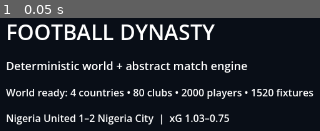
Above: before the commit, frame 1.
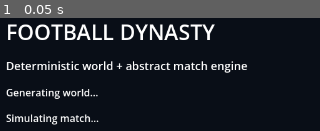
Above: after the commit, the same moment.

Repository: eghosa001/football-manager
Game: Godot game, scene res://game/scenes/main.tscn
Two runs of this game, one before a commit and one after it. Both use one fixed random seed, a clock stepped at 60 frames per second and the inputs below.
Inputs:
- Up to frame 1 (0.05 s): no input

The runs differ from the first frame. In frame 1, 6.4% of the frame differs, in the area x 1-99%, y 62-95%.
Error after the commit: Parse Error: Could not preload resource script "res://core/rng/seeded_rng.gd". (res://simulation/world/world_generator.gd:4)

Commit message:
Decouple stable IDs from simulation RNG stream

Diff:
--- a/core/rng/seeded_rng.gd
+++ b/core/rng/seeded_rng.gd
@@ -5,10 +5,10 @@
 # replay behaviour explicit and independent of engine RNG implementation changes.
 const MODULUS := 2_147_483_647
 const MULTIPLIER := 48_271
-const HEX := "0123456789abcdef"
 
 var seed_value: int
 var _state: int
+var _id_counter := 0
 
 func _init(seed: int) -> void:
 	seed_value = seed
@@ -47,17 +47,10 @@
 		result[j] = temp
 	return result
 
-func stable_id(_namespace: String = "") -> String:
-	var bytes: Array[int] = []
-	for _i in range(16):
-		bytes.append(randi_range(0, 255))
-	bytes[6] = (bytes[6] & 0x0f) | 0x40
-	bytes[8] = (bytes[8] & 0x3f) | 0x80
-	var text := ""
-	for i in range(16):
-		if i in [4, 6, 8, 10]:
-			text += "-"
-		var value: int = bytes[i]
-		text += HEX[(value >> 4) & 0x0f]
-		text += HEX[value & 0x0f]
-	return text
+func stable_id(namespace: String = "entity") -> String:
+	# IDs are generated independently of the simulation random stream. This means
+	# adding an entity ID later cannot silently change match/development randomness.
+	_id_counter += 1
+	var source := str(seed_value) + ":" + namespace + ":" + str(_id_counter)
+	var hex: String = source.md5_text()
+	return hex.substr(0, 8) + "-" + hex.substr(8, 4) + "-4" + hex.substr(13, 3) + "-8" + hex.substr(17, 3) + "-" + hex.substr(20, 12)
